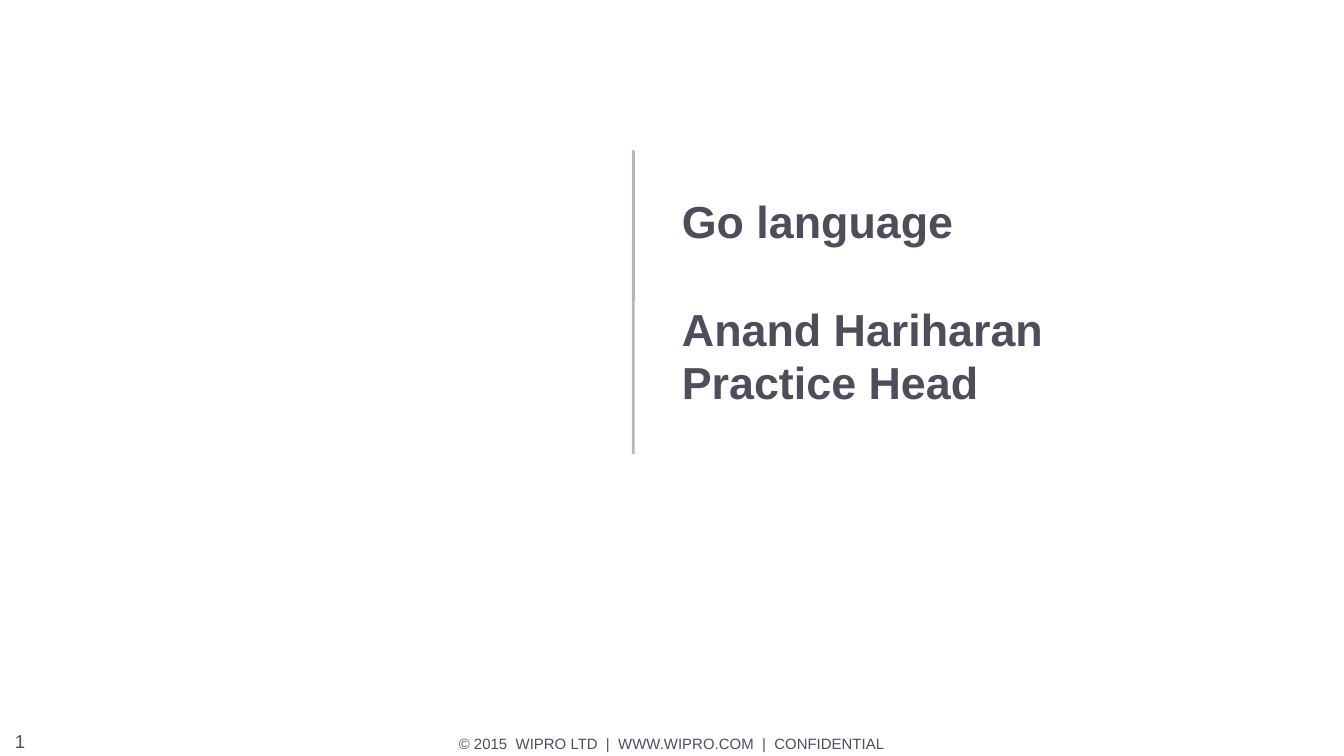
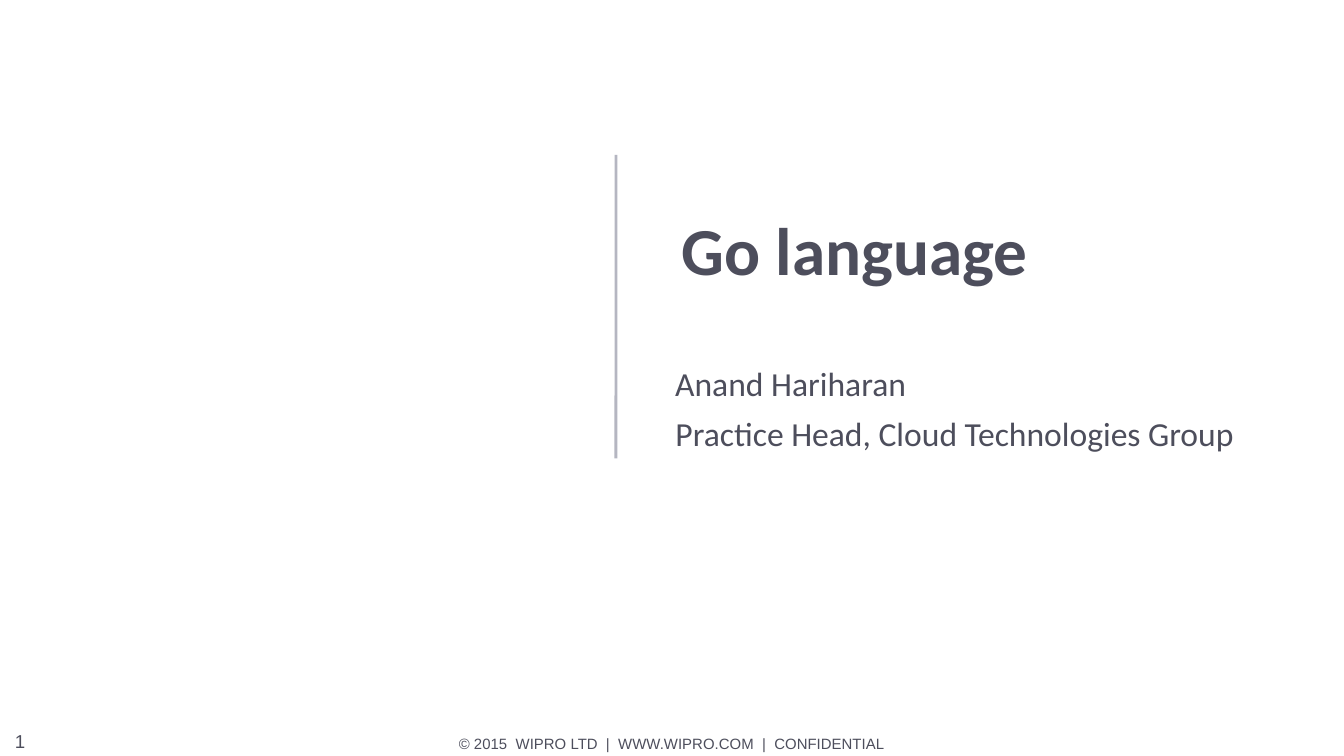
Before and after one commit to HANAND1979/go, a slide deck: slide 1 of go/Go.pptx. Drawn at 1344x756 pixels with LibreOffice and Linux fonts; fonts in the diff are those of the drawing; background and template pictures are left out. Boxes give left, top, right and bottom in pixels: in the first picture for what was removed or moved away, otherwise in the second. Text is boxed around its words. In the diff, an @@ line names an element or a change of style, - is before the commit and + after.

```diff
--- a/go/Go.pptx
+++ b/go/Go.pptx
@@ line moved from (633, 151) - (633, 454) to (616, 155) - (616, 458) @@
@@ title at (682, 228, 1028, 287): text changed; size 24 to 36 pt; font Arial to Calibri @@
-Go language
-Anand Hariharan
-Practice Head
+Go language
@@ subtitle added at (675, 372, 906, 396), 18 pt, text #4D4E5C @@
+Anand Hariharan
@@ text added at (675, 422, 1233, 452), 18 pt, text #4D4E5C @@
+Practice Head, Cloud Technologies Group
```
Also in this commit, not shown: 1 slide added, 1 other file.
